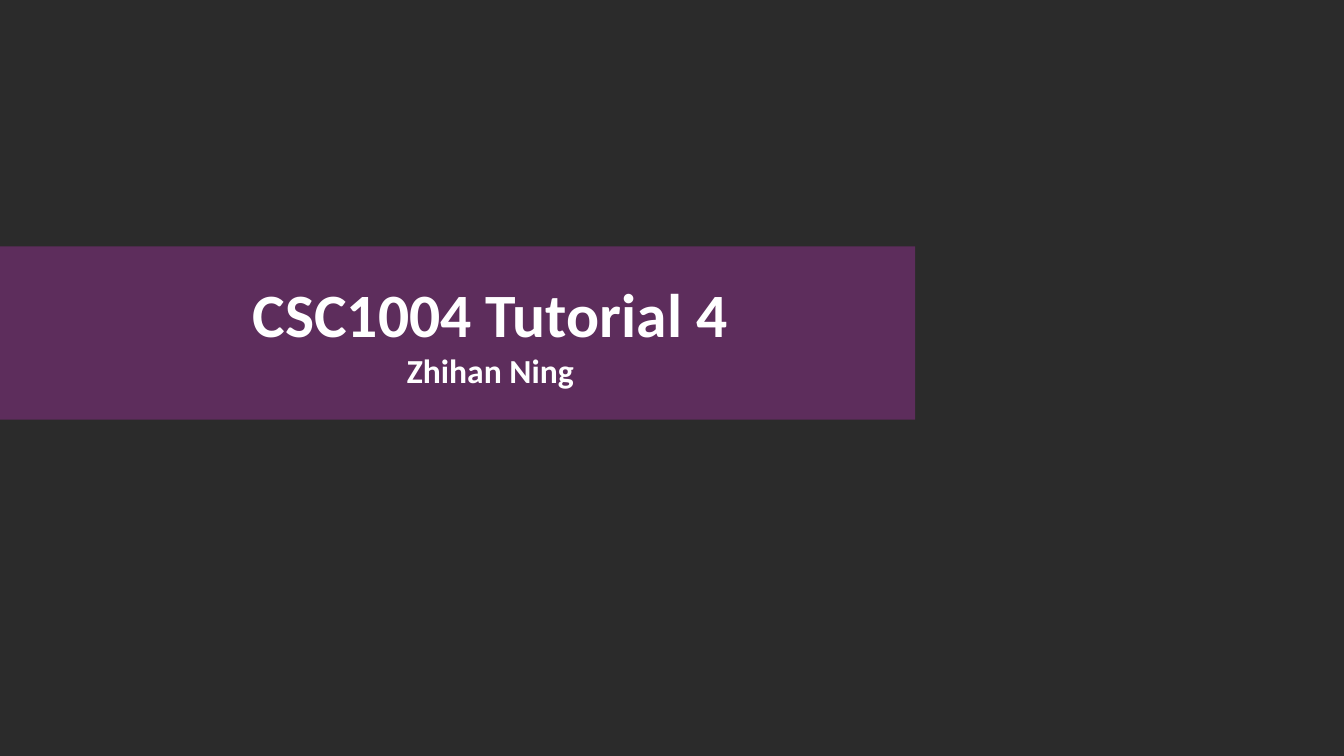
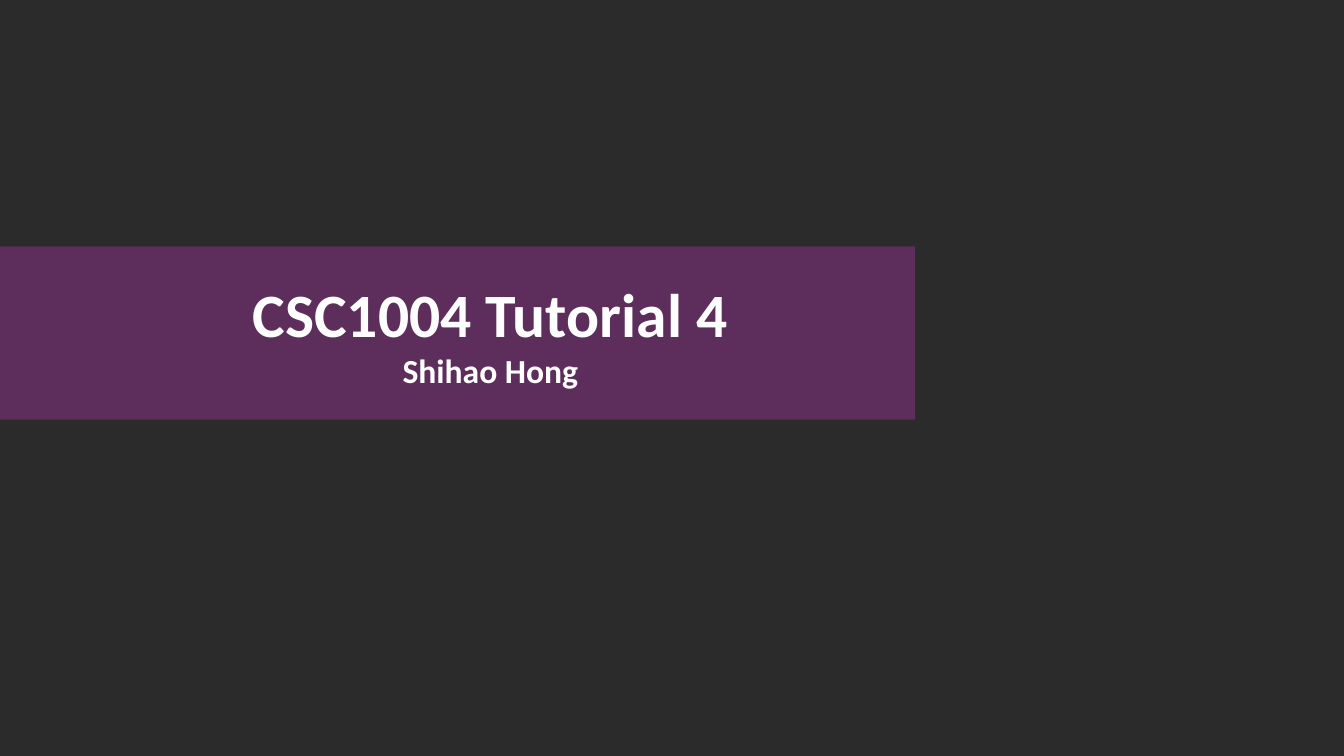
Before and after one commit to Guiliang/courses, a slide deck: slide 1 of cuhk-csc-1004/slides/CSC1004 Tutorial 4.pptx. Drawn at 1344x756 pixels with LibreOffice and Linux fonts; fonts in the diff are those of the drawing; background and template pictures are left out; a plain dark background stands for a picture behind light text. Boxes give left, top, right and bottom in pixels: in the first picture for what was removed or moved away, otherwise in the second. Text is boxed around its words. In the diff, an @@ line names an element or a change of style, - is before the commit and + after.

```diff
--- a/cuhk-csc-1004/slides/CSC1004 Tutorial 4.pptx
+++ b/cuhk-csc-1004/slides/CSC1004 Tutorial 4.pptx
@@ title at bbox=[253, 293, 727, 389]: text changed @@
-CSC1004 Tutorial 4
-Zhihan Ning
+CSC1004 Tutorial 4
+Shihao Hong
```
Also in this commit, not shown: 3 other slides changed, 3 other files.
